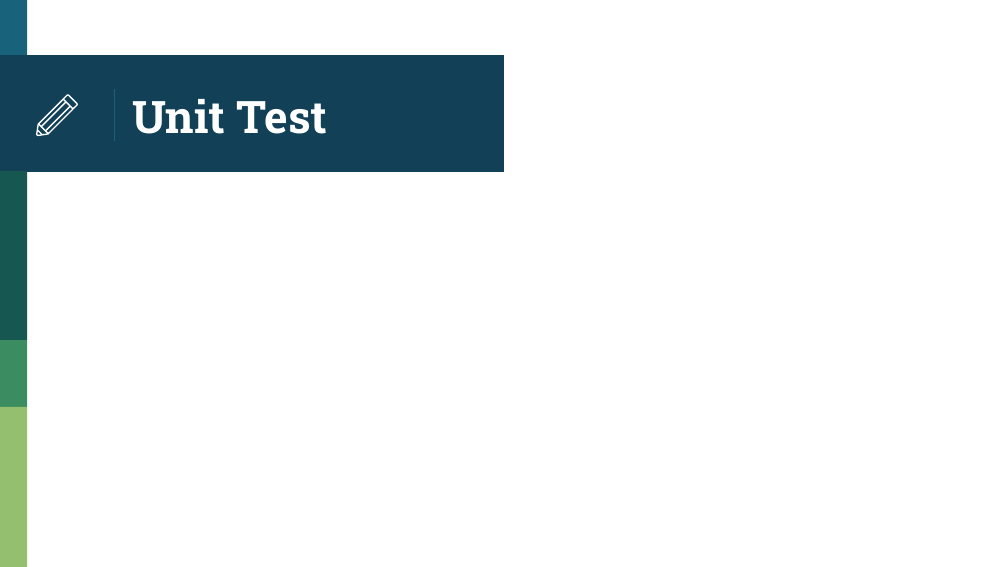
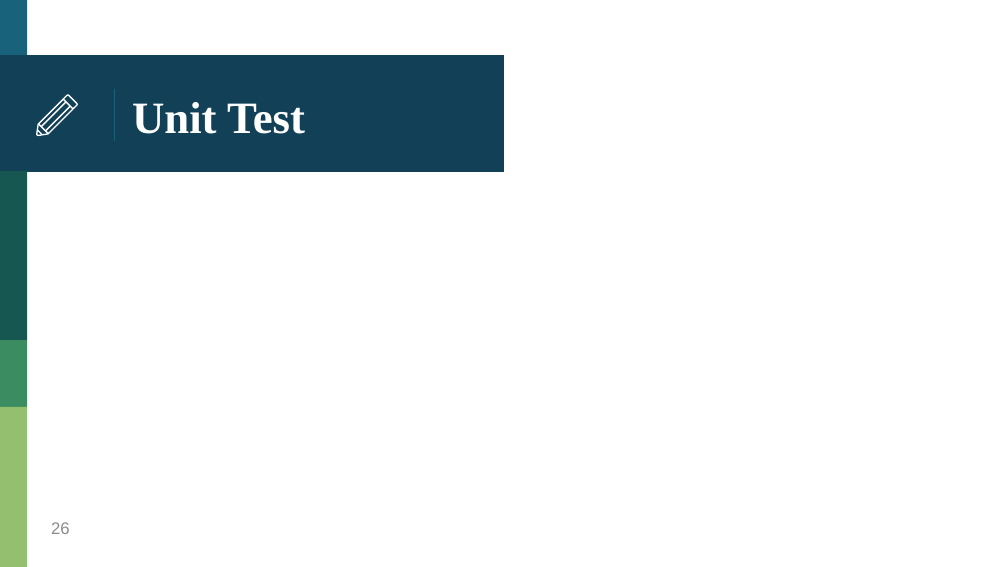
Before and after one commit to HankTwZhong/OOAD, a slide deck: slide 26 of OOAD_Midterm.pptx (slide 14 before the commit). Drawn at 1008x567 pixels with LibreOffice and Linux fonts; fonts in the diff are those of the drawing. Boxes give left, top, right and bottom in pixels: in the first picture for what was removed or moved away, otherwise in the second. Text is boxed around its words. In the diff, an @@ line names an element or a change of style, - is before the commit and + after.

```diff
--- a/OOAD_Midterm.pptx
+++ b/OOAD_Midterm.pptx
@@ title "Unit Test" at box(132, 102, 305, 134): font Roboto Slab to Times New Roman @@
@@ page number added at box(51, 522, 70, 534), 12 pt, text #8C8C8C @@
+26
```
Also in this commit, not shown: 15 other slides changed, 12 slides added, 19 other files.
